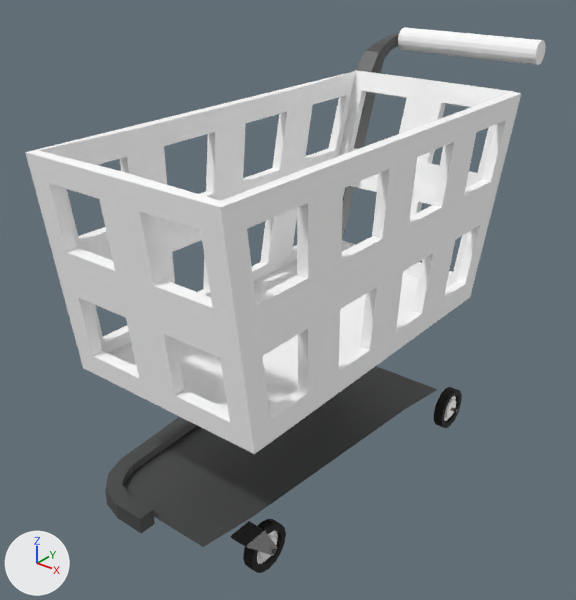
An edit to the glTF model 3DProps/shoppingcart.glb, drawn before and after from the same camera.
One viewpoint serves both versions: a camera (50 mm lens) standing at (4.22, -5.36, 2.62) and looking at (-0.26, 0.25, -0.85). Lighting does not change. The marker at lower left points along +X, +Y and +Z. The older version comes first. Where no turn or scale is listed for an object, it has been applied to the vertices. Vertices at exactly the same position are counted once.

Objects in the first picture: 'Basket', 'BottomWireFrame', 'HandleGrip', 'Legs', 'WheelsBack', 'WheelsFront'.
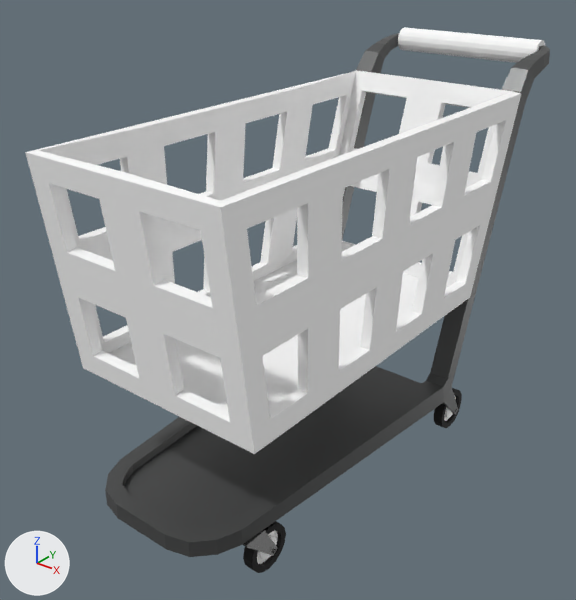
Boxes (x1, y1, x2, y2) around the edits, measured in the pictures (576 x 600 px):
'Legs', reshaped
    before: (105, 33, 399, 533)
    after: (105, 33, 550, 557)
part 1 of me_cube_003, added
    after: (140, 45, 550, 557)

Patch to the scene script:
```diff
--- a/3DProps/shoppingcart.glb.py
+++ b/3DProps/shoppingcart.glb.py
@@ me_cube_003 @@
 # used by ob_legs; location = (-0.89, 0.07, -1.66)
-me_cube_003.from_pydata(...)  # 136 vertices, 268 faces; spans x -0.11..0.89, y -2.12..3.15, z -0.8..3.02
+me_cube_003.from_pydata(...)  # 256 vertices, 524 faces; spans x -0.11..1.88, y -2.12..3.15, z -0.8..3.02
+# me_cube_003 part 1
+# 101 vertices are added at x 1.35..1.88, y -2.06..3.14, z -0.8..3.02
+# 8 new vertices lie (0.29, 0.0, 0.0) away from vertices in x 0.89, y -2.12..-1.97, z -0.43..-0.27
+# 6 new vertices lie (0.0, 0.0, 0.16) away from vertices in x 1.35..1.64, y -2.06..-1.67, z -0.43
+# 5 new vertices lie (0.07, 0.0, 0.0) away from vertices in x 1.67..1.8, y 1.26..2.5, z -0.25..2.68
+# 256 new faces join them
 me_cube_003.materials.append(mat_material_002)
```
